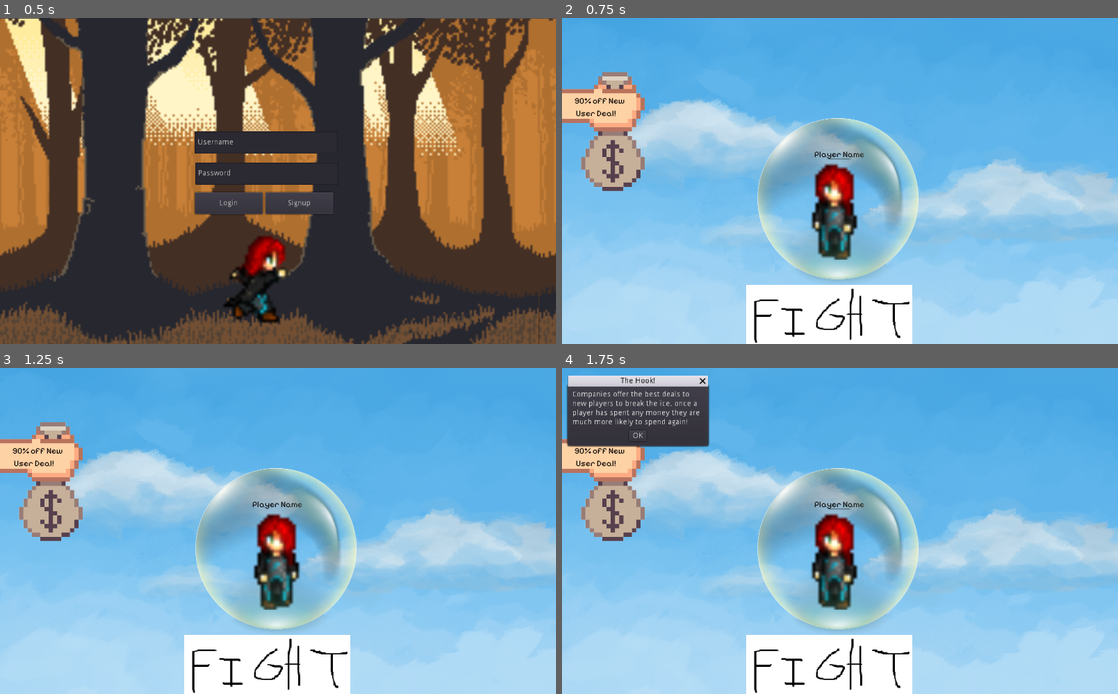
Above: before the commit, frames 1-4 (two rows, left to right).
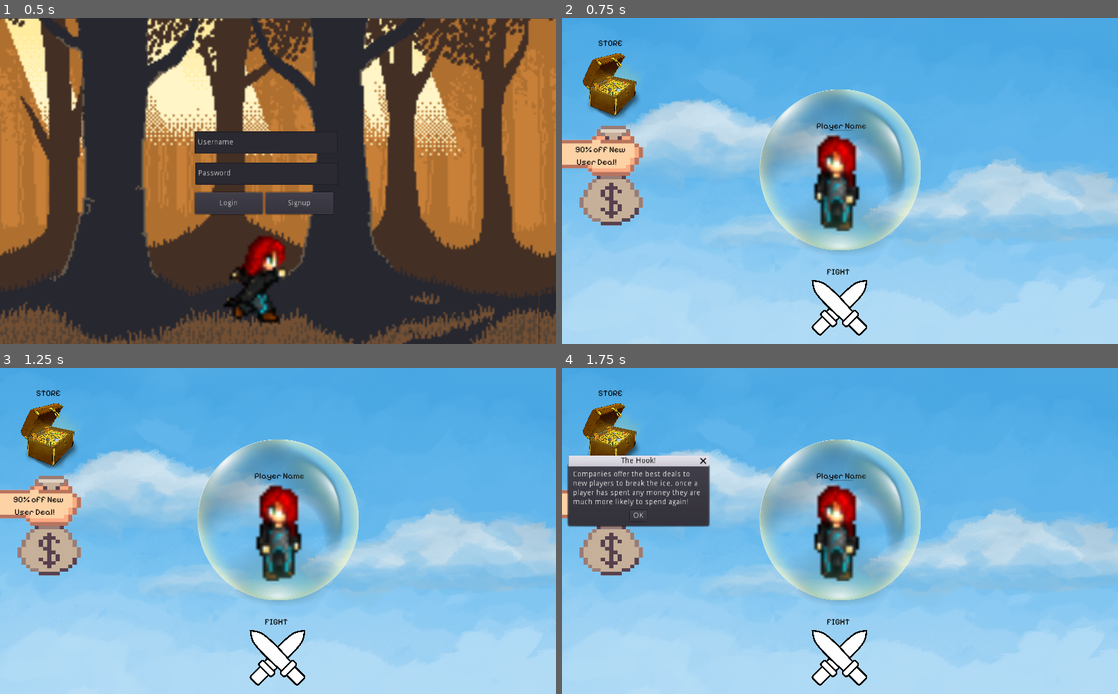
Above: after the commit, the same moments.

Repository: Daniel-Harrington/tempgamename
Game: Godot game, scene res://Scenes/Menu.tscn
Two runs of this game, one before a commit and one after it. Both use one fixed random seed, a clock stepped at 60 frames per second and the inputs below.
Inputs (mouse positions are in pixels of both pictures, inside the frame that each line leads up to; where the layout moved, square brackets give the same spot in the first picture):
- Up to frame 1 (0.5 s): no input
- Up to frame 2 (0.75 s): click "Login" at 0.5 s
- Up to frame 3 (1.25 s): no input
- Up to frame 4 (1.75 s): click (606, 524) [606, 482] at 1.25 s

Frame 1 is identical in both runs. In frame 2, 21% of the frame differs, in the area x 0-65%, y 6-100%; in frame 3, 21%; in frame 4, 29%, in the area x 0-65%, y 2-100%.

Commit message:
More changes to main screen
Redid fight button

Diff:
--- a/godot/Scenes/Main.tscn
+++ b/godot/Scenes/Main.tscn
@@ -1,14 +1,15 @@
-[gd_scene load_steps=12 format=2]
+[gd_scene load_steps=13 format=2]
 
 [ext_resource path="res://Scenes/Btn_Battle.gd" type="Script" id=1]
 [ext_resource path="res://Fumiko.png" type="Texture" id=2]
 [ext_resource path="res://sky1.png" type="Texture" id=3]
 [ext_resource path="res://Assets/BubbleSimple.png" type="Texture" id=4]
 [ext_resource path="res://Scenes/Main.gd" type="Script" id=5]
-[ext_resource path="res://Fightbtn.png" type="Texture" id=6]
+[ext_resource path="res://Assets/fight.png" type="Texture" id=6]
 [ext_resource path="res://moneybag.png" type="Texture" id=7]
 [ext_resource path="res://Fonts/PixelifySans-VariableFont_wght.ttf" type="DynamicFontData" id=8]
 [ext_resource path="res://Scenes/HookDialog.gd" type="Script" id=9]
+[ext_resource path="res://Assets/chest.png" type="Texture" id=10]
 
 [sub_resource type="DynamicFont" id=2]
 font_data = ExtResource( 8 )
@@ -33,24 +34,25 @@
 script = ExtResource( 5 )
 
 [node name="Btn_Battle" type="TextureButton" parent="."]
-margin_left = 339.0
-margin_top = 491.0
-margin_right = 645.0
-margin_bottom = 603.0
+margin_left = 460.0
+margin_top = 482.0
+margin_right = 1484.0
+margin_bottom = 1506.0
+rect_scale = Vector2( 0.1, 0.1 )
 texture_normal = ExtResource( 6 )
 script = ExtResource( 1 )
 
 [node name="Lbl_Name" type="Label" parent="."]
 modulate = Color( 0.0235294, 0, 0, 1 )
-margin_left = 465.0
-margin_top = 241.0
-margin_right = 560.0
-margin_bottom = 261.0
+margin_left = 469.0
+margin_top = 188.0
+margin_right = 564.0
+margin_bottom = 208.0
 custom_fonts/font = SubResource( 2 )
 text = "Player Name"
 
 [node name="Fumiko" type="Sprite" parent="."]
-position = Vector2( 500, 352 )
+position = Vector2( 504, 299 )
 scale = Vector2( 5.85352, 5.85352 )
 texture = ExtResource( 2 )
 hframes = 37
@@ -58,7 +60,7 @@
 frame = 75
 
 [node name="BubbleSimple" type="Sprite" parent="."]
-position = Vector2( 506.5, 327.5 )
+position = Vector2( 510.5, 274.5 )
 scale = Vector2( 0.638672, 0.638672 )
 texture = ExtResource( 4 )
 
@@ -76,42 +78,64 @@
 
 [node name="Control" type="Control" parent="."]
 margin_left = 1.0
+margin_top = 29.0
 margin_right = 41.0
-margin_bottom = 40.0
+margin_bottom = 69.0
 
 [node name="Btn_NewUser" type="TextureButton" parent="Control"]
-margin_left = -44.0
-margin_top = 84.0
-margin_right = 456.0
-margin_bottom = 584.0
-rect_scale = Vector2( 0.5, 0.5 )
+margin_left = -47.0
+margin_top = 156.0
+margin_right = 453.0
+margin_bottom = 656.0
+rect_scale = Vector2( 0.5, 0.42 )
 texture_normal = ExtResource( 7 )
 
 [node name="Lbl_NewUser" type="Label" parent="Control"]
 modulate = Color( 0.0235294, 0, 0, 1 )
-margin_left = 22.0
-margin_top = 142.0
-margin_right = 117.0
-margin_bottom = 185.0
+margin_left = 23.0
+margin_top = 202.0
+margin_right = 118.0
+margin_bottom = 245.0
 custom_fonts/font = SubResource( 2 )
 text = "90% off New
  User Deal!"
 
 [node name="Popup" type="Popup" parent="Control"]
-visible = true
 margin_right = 40.0
 margin_bottom = 40.0
 
 [node name="HookDialog" type="AcceptDialog" parent="Control/Popup"]
-visible = true
-margin_left = 11.0
-margin_top = 34.0
-margin_right = 269.0
-margin_bottom = 143.0
+margin_left = 12.0
+margin_top = 181.0
+margin_right = 270.0
+margin_bottom = 290.0
 window_title = "The Hook!"
 dialog_text = "Companies offer the best deals to new players to break the ice, once a player has spent any money they are much more likely to spend again!"
 dialog_autowrap = true
 script = ExtResource( 9 )
 
+[node name="Chest" type="Sprite" parent="."]
+position = Vector2( 83, 121 )
+scale = Vector2( 0.0899998, 0.0899998 )
+texture = ExtResource( 10 )
+
+[node name="Lbl_Store" type="Label" parent="."]
+modulate = Color( 0.0235294, 0, 0, 1 )
+margin_left = 67.0
+margin_top = 36.0
+margin_right = 162.0
+margin_bottom = 56.0
+custom_fonts/font = SubResource( 2 )
+text = "STORE"
+
+[node name="Lbl_Fight" type="Label" parent="."]
+modulate = Color( 0.0235294, 0, 0, 1 )
+margin_left = 488.0
+margin_top = 457.0
+margin_right = 583.0
+margin_bottom = 477.0
+custom_fonts/font = SubResource( 2 )
+text = "FIGHT"
+
 [connection signal="pressed" from="Btn_Battle" to="Btn_Battle" method="_on_Btn_Battle_pressed"]
 [connection signal="pressed" from="Control/Btn_NewUser" to="Control/Popup/HookDialog" method="_on_Btn_NewUser_pressed"]
Binary file added: godot/Assets/chest.png
Not shown, added: godot/Assets/chest.png.import
Binary file added: godot/Assets/fight.png
Not shown, added: godot/Assets/fight.png.import
